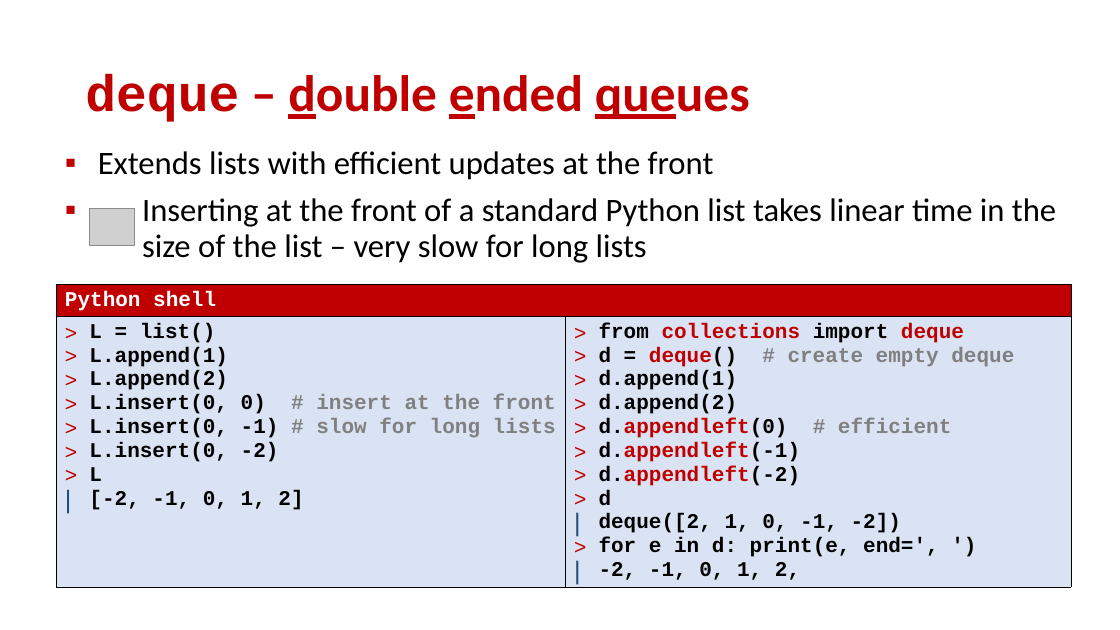
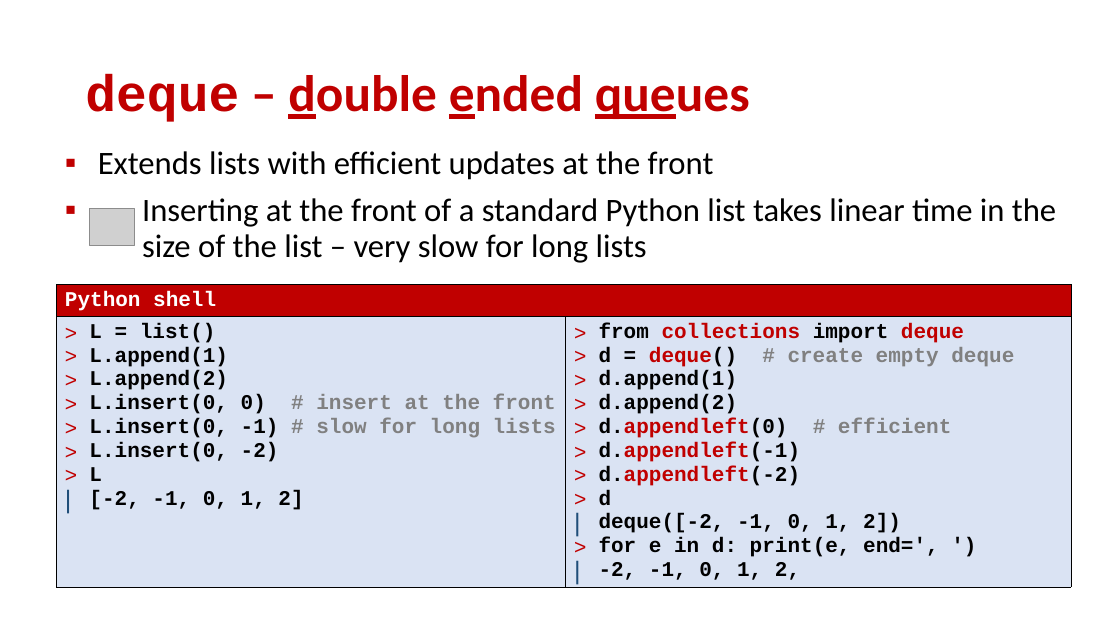
Before and after one commit to gsbrodal/gsbrodal.github.io, a slide deck: slide 18 of ipsa/slides/dictionaries.pptx. Drawn at 1120x630 pixels with LibreOffice and Linux fonts; fonts in the diff are those of the drawing; grey boxes stand for pictures. Boxes give left, top, right and bottom in pixels: in the first picture for what was removed or moved away, otherwise in the second. Text is boxed around its words. In the diff, an @@ line names an element or a change of style, - is before the commit and + after.

Commit message:
deque slide

```diff
--- a/ipsa/slides/dictionaries.pptx
+++ b/ipsa/slides/dictionaries.pptx
@@ table at [56,285,1071,604] @@
-row 2, column 2: from collections import deque / d = deque() # create empty deque / d.append(1) / d.append(2) / d.appendleft(0) # efficient / d.appendleft(-1) / d.appendleft(-2) / d / deque([2, 1, 0, -1, -2]) / for e in d: print(e, end=', ') / -2, -1, 0, 1, 2,
+row 2, column 2: from collections import deque / d = deque() # create empty deque / d.append(1) / d.append(2) / d.appendleft(0) # efficient / d.appendleft(-1) / d.appendleft(-2) / d / deque([-2, -1, 0, 1, 2]) / for e in d: print(e, end=', ') / -2, -1, 0, 1, 2,
```
Also in this commit, not shown: 2 other slides changed, 4 other files.
